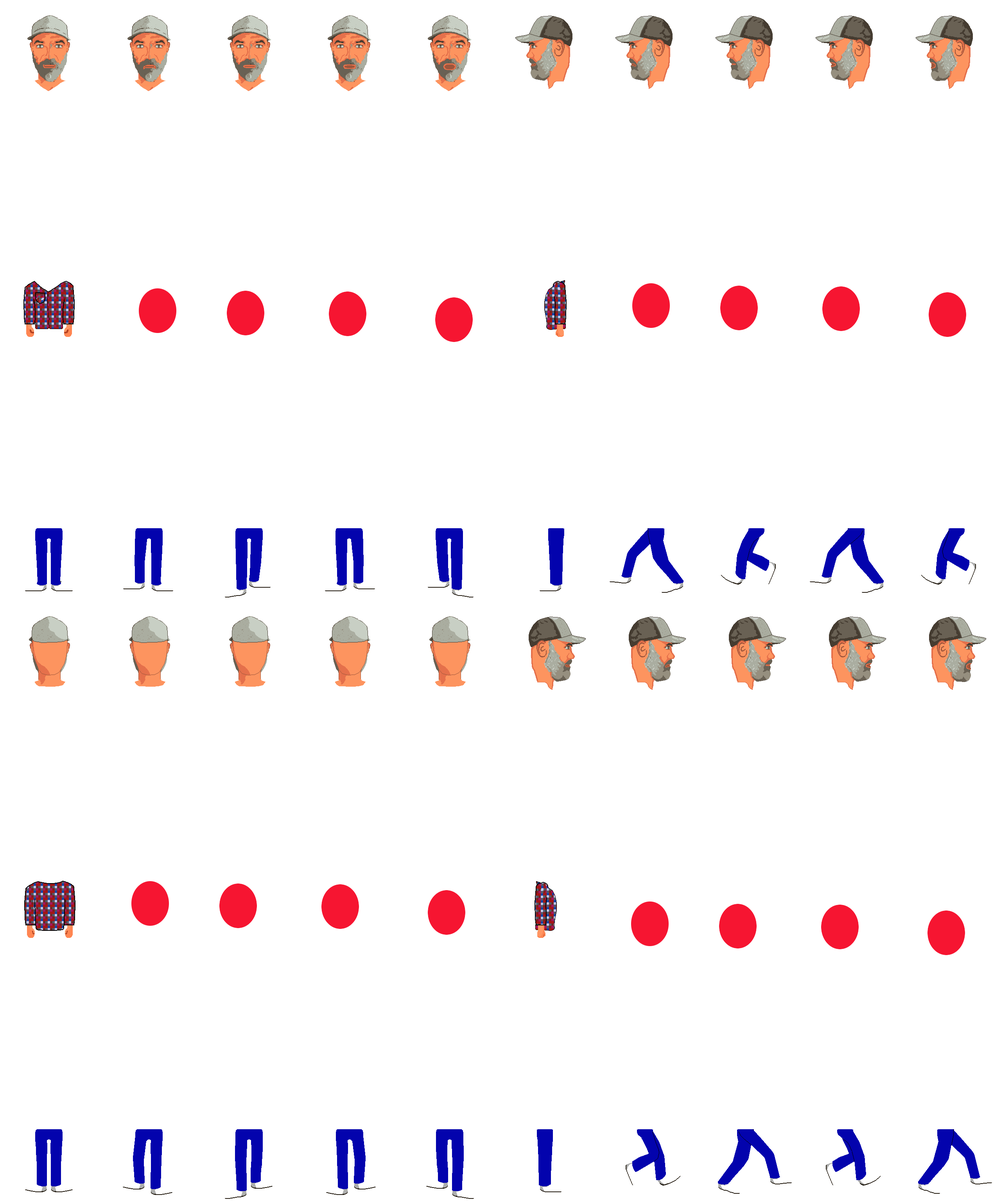
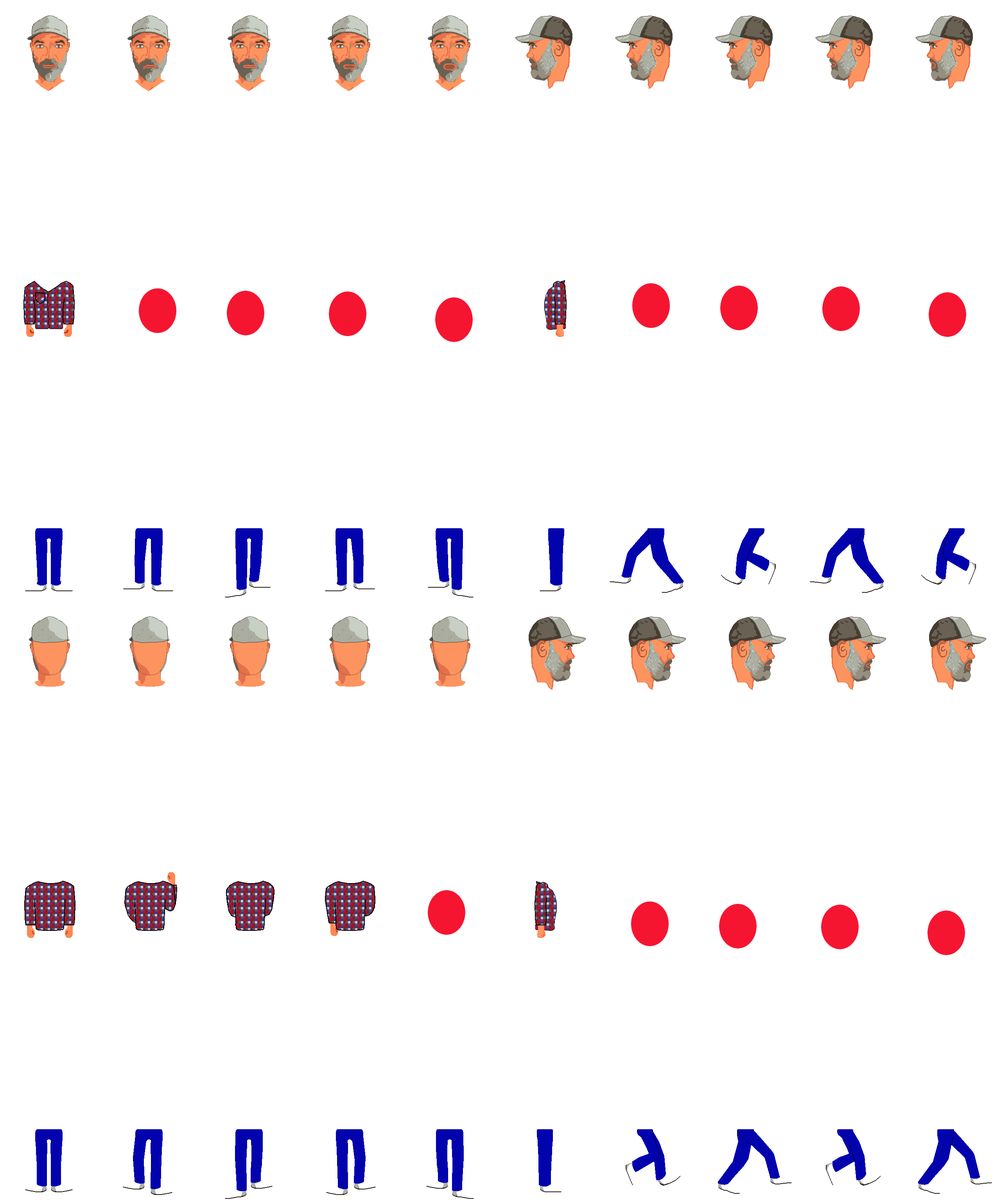
Before/after of a 1001px x 1202px layered artwork. What changed in the layer stack:
painted on "Background" over left=124, top=871, right=376, bottom=936
